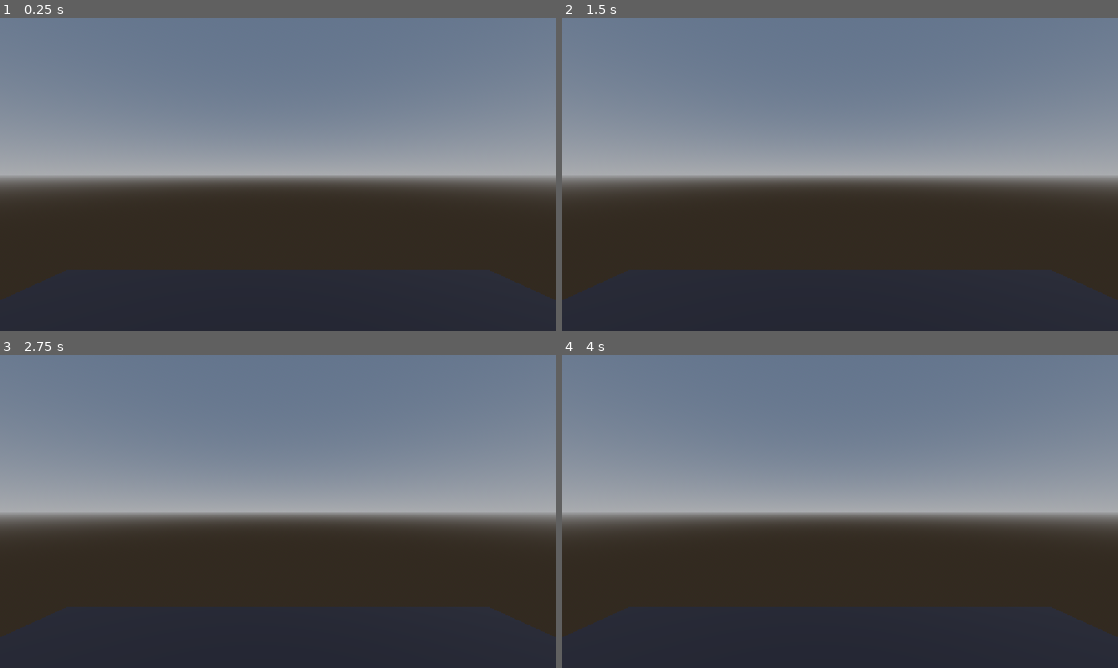
Above: before the commit, frames 1-4 (two rows, left to right).
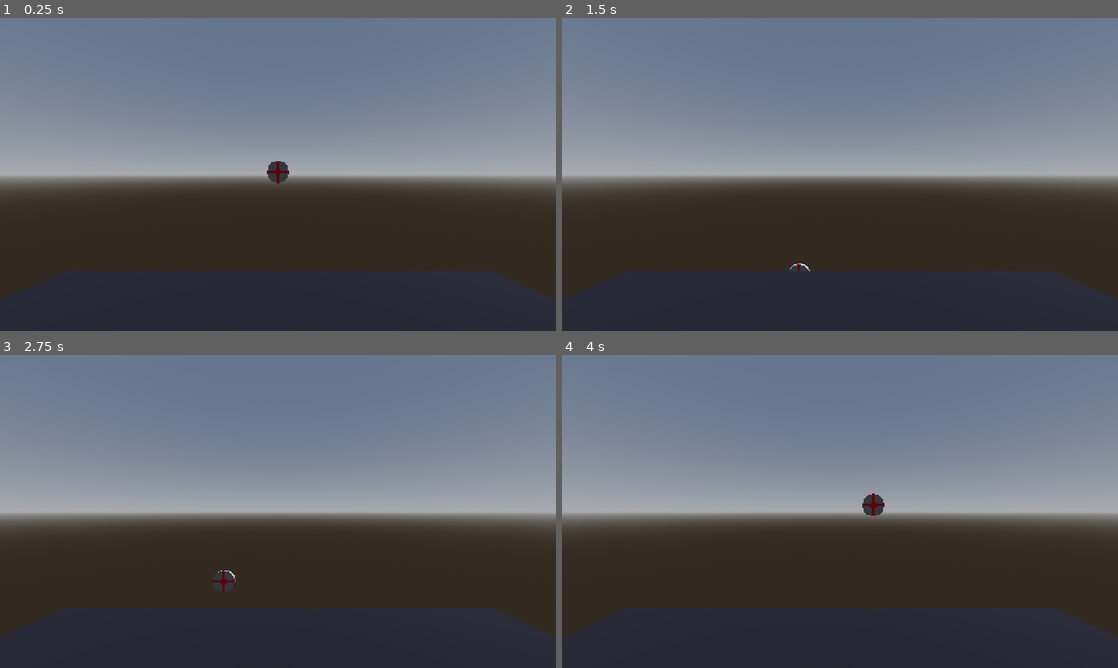
Above: after the commit, the same moments.

Repository: aarya-tanwade-vesit/geocode
Game: Godot game, scene res://Scenes/world.tscn
Same seed, same stepped clock (60 frames per second), same inputs: the game is played once before the commit and once after it.
Inputs:
- Up to frame 1 (0.25 s): no input
- Up to frame 2 (1.5 s): tap Enter at 0.5 s; hold D 0.53-1.28 s; tap 1 (circular, bound only after the commit) at 0.6 s; tap 2 (linear, bound only after the commit) at 0.8, 1.35 s; tap Space at 1.25 s; hold S from 1.28 s (still down)
- Up to frame 3 (2.75 s): tap 1 (circular, bound only after the commit) at 1.55, 2.1 s; release S at 2.03 s; hold D from 2.03 s (still down); tap 2 (linear, bound only after the commit) at 2.3 s
- Up to frame 4 (4 s): release D at 2.78 s; hold W 2.78-3.53 s; tap 2 (linear, bound only after the commit) at 2.85, 3.8 s; tap 1 (circular, bound only after the commit) at 3.05, 3.6 s; hold A from 3.53 s (still down)

The runs differ from the first frame. In frame 1, 0.3% of the frame differs, in the area x 48-100%, y 45-90%; in frame 2, 0.1%; in frame 3, 0.3%, in the area x 38-100%, y 68-90%; in frame 4, 0.3%.

Commit message:
camera_system

Diff:
--- a/godot/Scenes/FSOC_Camera/fsoc_camera.gd
+++ b/godot/Scenes/FSOC_Camera/fsoc_camera.gd
@@ -1 +1,60 @@
+#extends Node3D
+#
+#@onready var tilt = $pivot/Pan/Tilt
+#
+#var pan_speed := 1.5
+#var tilt_speed := 1.5
+#
+#func _process(delta):
+	#
+	## PAN
+	#if Input.is_key_pressed(KEY_A):
+		#rotate_y(pan_speed * delta)
+#
+	#if Input.is_key_pressed(KEY_D):
+		#rotate_y(-pan_speed * delta)
+#
+	## TILT
+	#if Input.is_key_pressed(KEY_W):
+		#tilt.rotate_x(tilt_speed * delta)
+#
+	#if Input.is_key_pressed(KEY_S):
+		#tilt.rotate_x(-tilt_speed * delta)
+
 extends Node3D
+
+@onready var pan_node = $pivot/Pan
+@onready var tilt_node = $pivot/Pan/Tilt
+@onready var camera = $pivot/Pan/Tilt/Camera3D
+
+var udp := PacketPeerUDP.new()
+
+var pan_speed := 1.5
+var tilt_speed := 1.5
+
+@onready var target = $"../TargetBeacon"
+
+func _ready() -> void:
+	udp.bind(4242)
+
+func _process(delta: float) -> void:
+
+	# Send target screen position
+	var screen_pos = camera.unproject_position(target.global_position)
+
+	var message = "%f,%f" % [screen_pos.x, screen_pos.y]
+
+	udp.set_dest_address("127.0.0.1", 5000)
+	udp.put_packet(message.to_utf8_buffer())
+
+	# Receive pan/tilt from Python
+	if udp.get_available_packet_count() > 0:
+		var data = udp.get_packet().get_string_from_utf8()
+		var values = data.split(",")
+
+		if values.size() == 2:
+			var pan = float(values[0])
+			var tilt_amount = float(values[1])
+
+			pan_node.rotate_y(-pan * delta)
+			tilt_node.rotate_x(-tilt_amount * delta)
--- a/godot/Scenes/FSOC_Camera/fsoc_camera.tscn
+++ b/godot/Scenes/FSOC_Camera/fsoc_camera.tscn
@@ -9,6 +9,10 @@
 top_radius = 0.2
 bottom_radius = 0.2
 
+[sub_resource type="CapsuleMesh" id="CapsuleMesh_g4v7s"]
+radius = 0.16748047
+height = 1.362793
+
 [node name="FSOC_camera" type="Node3D" unique_id=678016351]
 script = ExtResource("1_8x4pb")
 
@@ -19,8 +23,14 @@
 transform = Transform3D(1, 0, 0, 0, 1, 0, 0, 0, 1, 0, 0.80081934, 0)
 mesh = SubResource("CylinderMesh_g4v7s")
 
-[node name="Pivot" type="CSGBox3D" parent="pivot" unique_id=604575366]
+[node name="Pan" type="CSGBox3D" parent="pivot" unique_id=604575366]
 transform = Transform3D(1, 0, 0, 0, 1, 0, 0, 0, 1, 0, 1, 0)
 
-[node name="Camera3D" type="Camera3D" parent="pivot/Pivot" unique_id=1657518576]
+[node name="Tilt" type="Node3D" parent="pivot/Pan" unique_id=336126672]
+
+[node name="Camera3D" type="Camera3D" parent="pivot/Pan/Tilt" unique_id=1657518576]
 transform = Transform3D(1, 0, 0, 0, 1, 0, 0, 0, 1, 0, 0, -0.36055827)
+
+[node name="MeshInstance3D" type="MeshInstance3D" parent="pivot/Pan/Tilt/Camera3D" unique_id=1165594960]
+transform = Transform3D(1, 0, 0, 0, -4.371139e-08, -1, 0, 1, -4.371139e-08, 0, 0.043902874, -0.62688)
+mesh = SubResource("CapsuleMesh_g4v7s")
--- /dev/null
+++ b/godot/Scenes/FSOC_Camera/target_beacon.tscn
@@ -0,0 +1,30 @@
+[gd_scene format=3 uid="uid://dyfobhskesuhh"]
+
+[sub_resource type="StandardMaterial3D" id="StandardMaterial3D_g4v7s"]
+albedo_color = Color(1, 0, 0, 1)
+
+[sub_resource type="StandardMaterial3D" id="StandardMaterial3D_yf5fn"]
+albedo_color = Color(1, 0, 0, 1)
+
+[node name="TargetBeacon" type="CSGCombiner3D" unique_id=1509053116]
+
+[node name="CSGCylinder3D" type="CSGCylinder3D" parent="." unique_id=1208931309]
+transform = Transform3D(-4.371139e-08, 1, 0, -1, -4.371139e-08, 0, 0, 0, 1, 0, 0, 0)
+radius = 0.84521484
+height = 0.25097656
+sides = 12
+
+[node name="CSGCylinder3D2" type="CSGCylinder3D" parent="." unique_id=2093654648]
+transform = Transform3D(-4.371139e-08, 1, 0, -1, -4.371139e-08, 0, 0, 0, 1, 0, 0, 0)
+radius = 0.26757813
+height = 0.2685547
+material = SubResource("StandardMaterial3D_g4v7s")
+
+[node name="CSGBox3D" type="CSGBox3D" parent="." unique_id=1195922160]
+size = Vector3(0.25195313, 1.6696777, 0.17773438)
+material = SubResource("StandardMaterial3D_yf5fn")
+
+[node name="CSGBox3D2" type="CSGBox3D" parent="." unique_id=1739886354]
+transform = Transform3D(1, 0, 0, 0, -4.371139e-08, 1, 0, -1, -4.371139e-08, 0, 0, 0)
+size = Vector3(0.25195313, 1.6696777, 0.17773438)
+material = SubResource("StandardMaterial3D_yf5fn")
--- a/godot/Scenes/world.tscn
+++ b/godot/Scenes/world.tscn
@@ -2,6 +2,8 @@
 
 [ext_resource type="Script" uid="uid://ci84jetp4mhnb" path="res://Scripts/world.gd" id="1_a02cp"]
 [ext_resource type="PackedScene" uid="uid://bvua2cn3e4iid" path="res://Scenes/FSOC_Camera/fsoc_camera.tscn" id="2_go701"]
+[ext_resource type="PackedScene" uid="uid://dyfobhskesuhh" path="res://Scenes/FSOC_Camera/target_beacon.tscn" id="3_5a7ea"]
+[ext_resource type="Script" uid="uid://cc40rkx6ebk1p" path="res://Scripts/target_beacon.gd" id="4_8j60k"]
 
 [sub_resource type="ProceduralSkyMaterial" id="ProceduralSkyMaterial_yp4wr"]
 sky_horizon_color = Color(0.66224277, 0.6717428, 0.6867428, 1)
@@ -28,10 +30,15 @@
 environment = SubResource("Environment_go701")
 
 [node name="Platform" type="CSGBox3D" parent="." unique_id=1752531746]
-size = Vector3(10.15918, 1, 10.506836)
+transform = Transform3D(1, 0, 0, 0, 1, 0, 0, 0, 1, 0, 0, 0.026000977)
+size = Vector3(10.15918, 1, 10.454834)
 material = SubResource("StandardMaterial3D_g4v7s")
 
 [node name="FSOC_camera" parent="." unique_id=678016351 instance=ExtResource("2_go701")]
 transform = Transform3D(1, 0, 0, 0, 1, 0, 0, 0, 1, 0, 1, 0)
 
+[node name="TargetBeacon" parent="." unique_id=1509053116 instance=ExtResource("3_5a7ea")]
+transform = Transform3D(-4.371139e-08, 0, 1, 0, 1, 0, -1, 0, -4.371139e-08, 0, 3, -16)
+script = ExtResource("4_8j60k")
+
 [editable path="FSOC_camera"]
--- /dev/null
+++ b/godot/Scripts/target_beacon.gd
@@ -0,0 +1,34 @@
+extends CSGCombiner3D
+
+var init_pos: Vector3
+var movement_mode := ""
+
+func _ready() -> void:
+	init_pos = global_position
+
+func _process(delta: float) -> void:
+
+	if Input.is_action_just_pressed("circular"):
+		movement_mode = "circular"
+
+	if Input.is_action_just_pressed("linear"):
+		movement_mode = "linear"
+
+	if movement_mode == "circular":
+		circular_motion()
+
+	elif movement_mode == "linear":
+		linear_motion()
+
+
+func circular_motion() -> void:
+	var t = Time.get_ticks_msec() / 1000.0
+
+	global_position.x = init_pos.x + sin(t) * 5.0
+	global_position.y = init_pos.y + cos(t) * 5.0
+
+
+func linear_motion() -> void:
+	var t = Time.get_ticks_msec() / 1000.0
+
+	position.y = sin(t) * 5.0
--- a/godot/project.godot
+++ b/godot/project.godot
@@ -17,8 +17,28 @@
 
 [display]
 
+window/size/viewport_width=1280
+window/size/viewport_height=720
 window/stretch/mode="canvas_items"
 window/stretch/aspect="expand"
+
+[input]
+
+circular={
+"deadzone": 0.2,
+"events": [Object(InputEventKey,"resource_local_to_scene":false,"resource_name":"","device":-1,"window_id":0,"alt_pressed":false,"shift_pressed":false,"ctrl_pressed":false,"meta_pressed":false,"pressed":false,"keycode":0,"physical_keycode":49,"key_label":0,"unicode":49,"location":0,"echo":false,"script":null)
+]
+}
+linear={
+"deadzone": 0.2,
+"events": [Object(InputEventKey,"resource_local_to_scene":false,"resource_name":"","device":-1,"window_id":0,"alt_pressed":false,"shift_pressed":false,"ctrl_pressed":false,"meta_pressed":false,"pressed":false,"keycode":0,"physical_keycode":50,"key_label":0,"unicode":50,"location":0,"echo":false,"script":null)
+]
+}
+infinity={
+"deadzone": 0.2,
+"events": [Object(InputEventKey,"resource_local_to_scene":false,"resource_name":"","device":-1,"window_id":0,"alt_pressed":false,"shift_pressed":false,"ctrl_pressed":false,"meta_pressed":false,"pressed":false,"keycode":0,"physical_keycode":51,"key_label":0,"unicode":51,"location":0,"echo":false,"script":null)
+]
+}
 
 [physics]
 
Not shown, added: godot/Scripts/target_beacon.gd.uid
Not shown, added: godot/python_files/server2.py
Not shown, added: godot/python_files/server3.py
